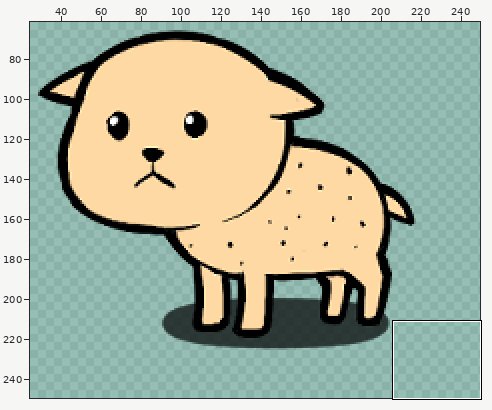
Sprite sheet, stored at style/img/2.png. Above: a wide view before the commit, with the close-up outlined.
Close-up. Before the edit:
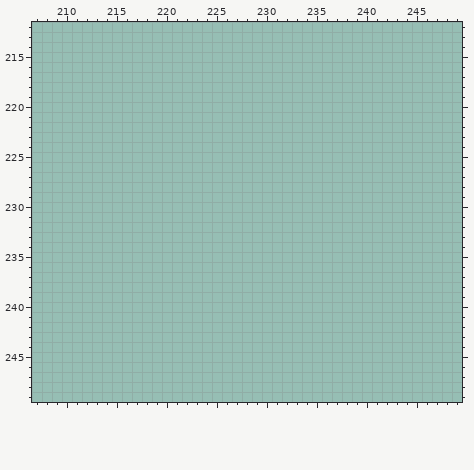
The file is 350x350 pixels. Pixels under 10% opacity are left out. Colours within 5 levels of each other are drawn and written as one. Shown: x 207..249, y 212..249. The old version is drawn lined up with the new one, on the new canvas. The wide view leaves out empty margins.
Palette (. is transparent): 
After the commit:
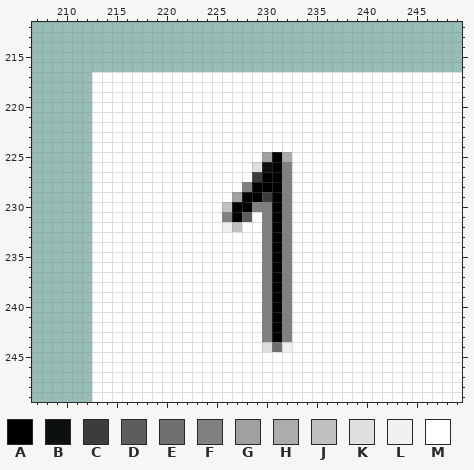
Colours new in this view: A #000000  B #0d1010  C #3c3c3d  D #5d5d5d  E #707070  F #808080  G #a0a0a0  H #acacac  J #c0c0c0  K #dfdfdf  L #f0f0f0  M #ffffff
The exact change:
canvas 350x350 -> 250x250, the old top-left corner now at -50,-50 (the part of the old canvas that was cut away was empty and is not shown)
Changed rows in their new state; - is an unchanged pixel.
first column x 213:
217 MMMMMMMMMMMMMMMMMMMMMMMMMMMMMMMMMMMMM
218 MMMMMMMMMMMMMMMMMMMMMMMMMMMMMMMMMMMMM
219 MMMMMMMMMMMMMMMMMMMMMMMMMMMMMMMMMMMMM
220 MMMMMMMMMMMMMMMMMMMMMMMMMMMMMMMMMMMMM
221 MMMMMMMMMMMMMMMMMMMMMMMMMMMMMMMMMMMMM
222 MMMMMMMMMMMMMMMMMMMMMMMMMMMMMMMMMMMMM
223 MMMMMMMMMMMMMMMMMMMMMMMMMMMMMMMMMMMMM
224 MMMMMMMMMMMMMMMMMMMMMMMMMMMMMMMMMMMMM
225 MMMMMMMMMMMMMMMMMGAHMMMMMMMMMMMMMMMMM
226 MMMMMMMMMMMMMMMMKBAFMMMMMMMMMMMMMMMMM
227 MMMMMMMMMMMMMMMMCAAFMMMMMMMMMMMMMMMMM
228 MMMMMMMMMMMMMMMFAAAFMMMMMMMMMMMMMMMMM
229 MMMMMMMMMMMMMMGAACAFMMMMMMMMMMMMMMMMM
230 MMMMMMMMMMMMMJAAFFAFMMMMMMMMMMMMMMMMM
231 MMMMMMMMMMMMMFADMFAFMMMMMMMMMMMMMMMMM
232 MMMMMMMMMMMMMLJMMFAFMMMMMMMMMMMMMMMMM
233 MMMMMMMMMMMMMMMMMFAFMMMMMMMMMMMMMMMMM
234 MMMMMMMMMMMMMMMMMFAFMMMMMMMMMMMMMMMMM
235 MMMMMMMMMMMMMMMMMFAFMMMMMMMMMMMMMMMMM
236 MMMMMMMMMMMMMMMMMFAFMMMMMMMMMMMMMMMMM
237 MMMMMMMMMMMMMMMMMFAFMMMMMMMMMMMMMMMMM
238 MMMMMMMMMMMMMMMMMFAFMMMMMMMMMMMMMMMMM
239 MMMMMMMMMMMMMMMMMFAFMMMMMMMMMMMMMMMMM
240 MMMMMMMMMMMMMMMMMFAFMMMMMMMMMMMMMMMMM
241 MMMMMMMMMMMMMMMMMFAFMMMMMMMMMMMMMMMMM
242 MMMMMMMMMMMMMMMMMFAFMMMMMMMMMMMMMMMMM
243 MMMMMMMMMMMMMMMMMFAFMMMMMMMMMMMMMMMMM
244 MMMMMMMMMMMMMMMMMKELMMMMMMMMMMMMMMMMM
245 MMMMMMMMMMMMMMMMMMMMMMMMMMMMMMMMMMMMM
246 MMMMMMMMMMMMMMMMMMMMMMMMMMMMMMMMMMMMM
247 MMMMMMMMMMMMMMMMMMMMMMMMMMMMMMMMMMMMM
248 MMMMMMMMMMMMMMMMMMMMMMMMMMMMMMMMMMMMM
249 MMMMMMMMMMMMMMMMMMMMMMMMMMMMMMMMMMMMM
Boxes around the changes in both close-ups, in picture pixels (x1, y1, x2, y2):
added: (92, 72, 462, 402)
